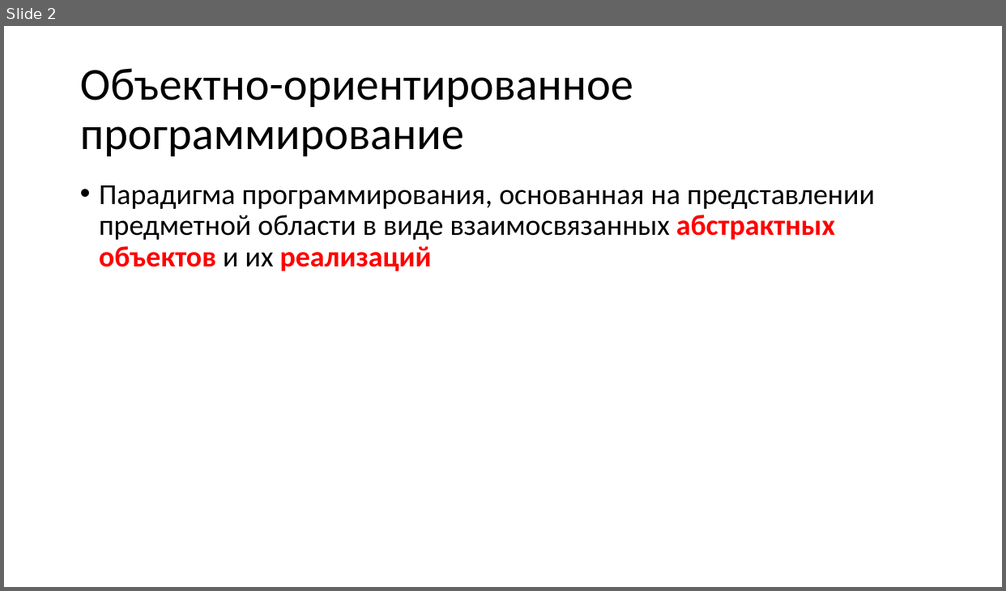
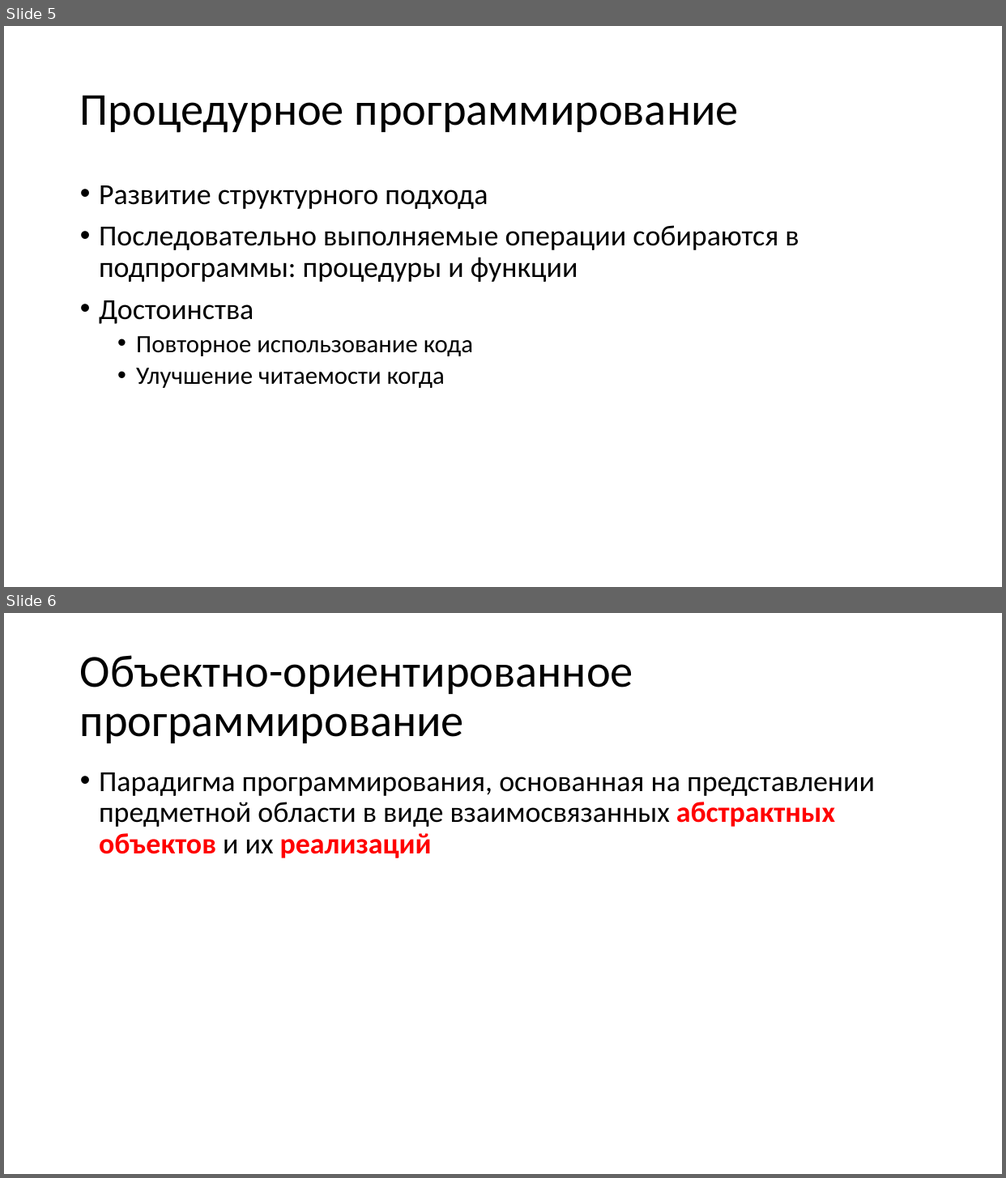
Before and after one commit to alexey-malov/oop, a slide deck: lectures/02/Основы ООП.pptx. Shown one above the other, each under a label of ours: slide 2 before the commit, slides 5 and 6 after it. The pictures are 1006x591 and 1006x1178 pixels, drawn with LibreOffice and Linux fonts; fonts in the diff are those of the drawing. Boxes give left, top, right and bottom in pixels: in the first picture for what was removed or moved away, otherwise in the second. Text is boxed around its words. In the diff, an @@ line names an element or a change of style, - is before the commit and + after.

```diff
--- a/lectures/02/Основы ООП.pptx
+++ b/lectures/02/Основы ООП.pptx
@@ slide 5 added at (4, 26, 1002, 587), background #FFFFFF @@
@@ title added at (80, 95, 739, 133), 44 pt, text #000000 @@
+Процедурное программирование
@@ text added at (99, 186, 799, 388), 28 pt, text #000000 @@
+• Развитие структурного подхода
+• Последовательно выполняемые операции собираются в подпрограммы: процедуры и функции
+• Достоинства
+  • Повторное использование кода
+  • Улучшение читаемости когда
@@ what was slide 2 is now slide 6 @@
```
Also in this commit, not shown: 5 other slides added, 2 slides removed.
